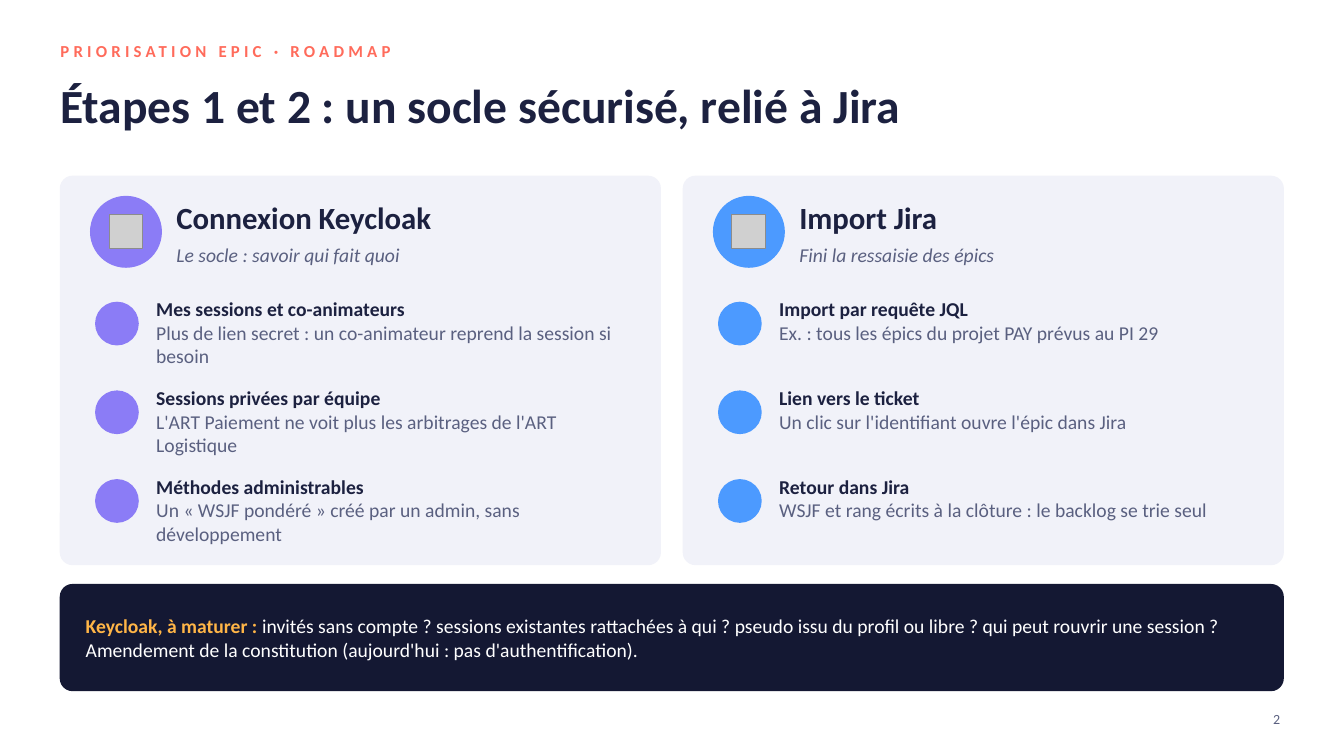
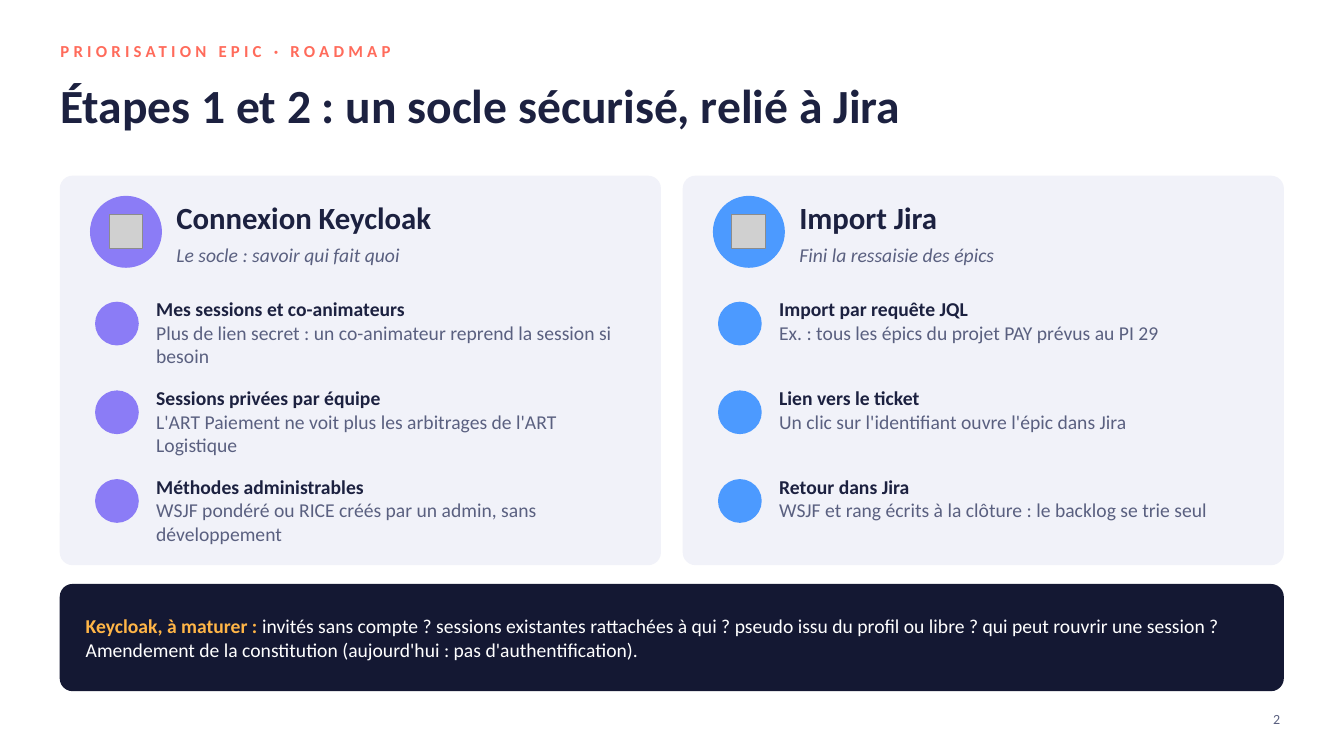
Before and after one commit to ericlacour/priorisation-epic, a slide deck: slide 2 of specs/roadmap-priorisation-epic.pptx. Drawn at 1344x756 pixels with LibreOffice and Linux fonts; fonts in the diff are those of the drawing; grey boxes stand for pictures; background and template pictures are left out. Boxes give left, top, right and bottom in pixels: in the first picture for what was removed or moved away, otherwise in the second. Text is boxed around its words. In the diff, an @@ line names an element or a change of style, - is before the commit and + after.

```diff
--- a/specs/roadmap-priorisation-epic.pptx
+++ b/specs/roadmap-priorisation-epic.pptx
@@ text at (156,503,536,544): text changed @@
-Un « WSJF pondéré » créé par un admin, sans développement
+WSJF pondéré ou RICE créés par un admin, sans développement
```
Also in this commit, not shown: 1 slide added, 1 other file.
